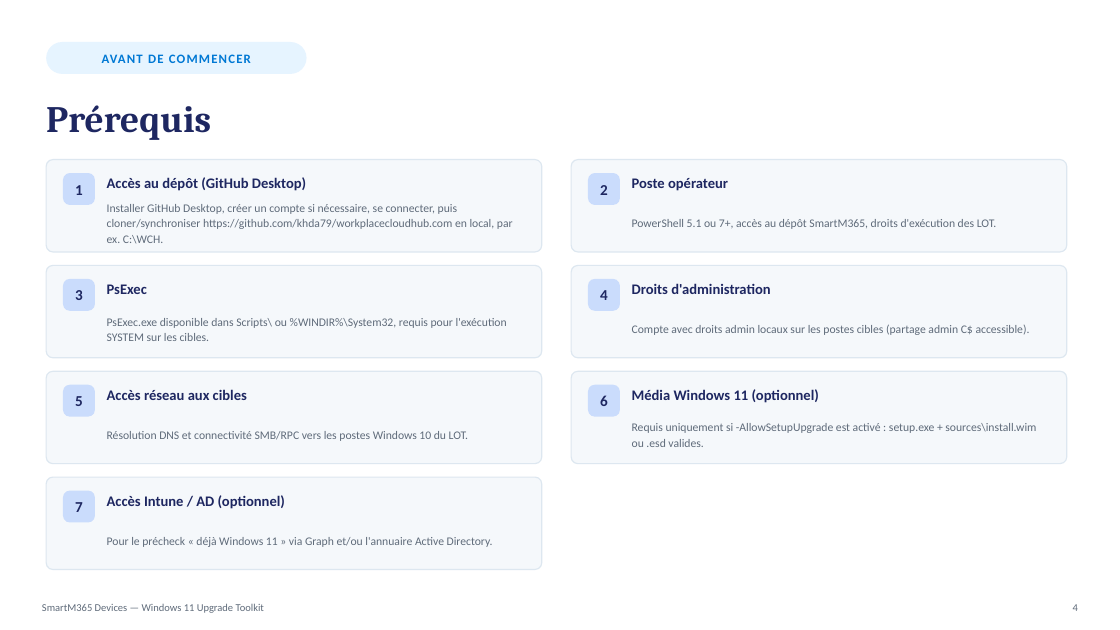
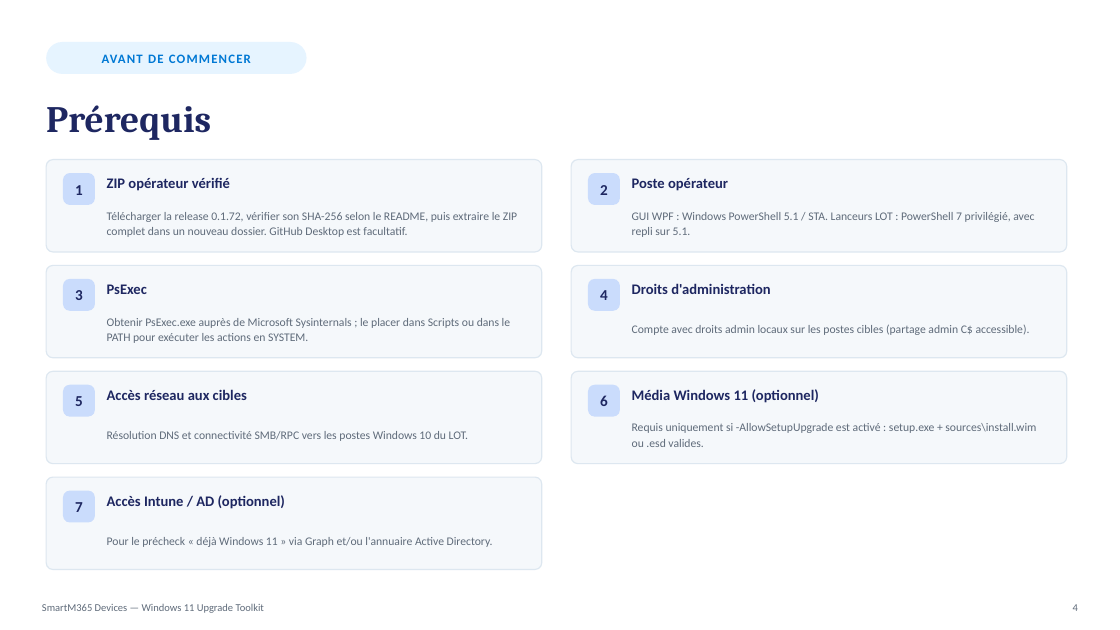
Before and after one commit to khda79/workplacecloudhub.com, a slide deck: slide 4 of SmartM365/Devices/Windows11UpgradeToolkit/Windows11UpgradeToolkit-Procedure-FR.pptx. Drawn at 1120x630 pixels with LibreOffice and Linux fonts; fonts in the diff are those of the drawing. Boxes give left, top, right and bottom in pixels: in the first picture for what was removed or moved away, otherwise in the second. Text is boxed around its words. In the diff, an @@ line names an element or a change of style, - is before the commit and + after.

Commit message:
fix(windows11): select newly created LOT and release 0.1.72 documentation

```diff
--- a/SmartM365/Devices/Windows11UpgradeToolkit/Windows11UpgradeToolkit-Procedure-FR.pptx
+++ b/SmartM365/Devices/Windows11UpgradeToolkit/Windows11UpgradeToolkit-Procedure-FR.pptx
@@ text at (107,178,230,191): text changed @@
-Accès au dépôt (GitHub Desktop)
+ZIP opérateur vérifié
@@ text at (107,212,517,237): text changed @@
-Installer GitHub Desktop, créer un compte si nécessaire, se connecter, puis cloner/synchroniser https://github.com/khda79/workplacecloudhub.com en local, par ex. C:\WCH.
+Télécharger la release 0.1.72, vérifier son SHA-256 selon le README, puis extraire le ZIP complet dans un nouveau dossier. GitHub Desktop est facultatif.
@@ text at (632,212,1034,237): text changed @@
-PowerShell 5.1 ou 7+, accès au dépôt SmartM365, droits d'exécution des LOT.
+GUI WPF : Windows PowerShell 5.1 / STA. Lanceurs LOT : PowerShell 7 privilégié, avec repli sur 5.1.
@@ text at (107,318,510,343): text changed @@
-PsExec.exe disponible dans Scripts\ ou %WINDIR%\System32, requis pour l'exécution SYSTEM sur les cibles.
+Obtenir PsExec.exe auprès de Microsoft Sysinternals ; le placer dans Scripts ou dans le PATH pour exécuter les actions en SYSTEM.
```
Also in this commit, not shown: 1 other slide changed, 8 other files.
